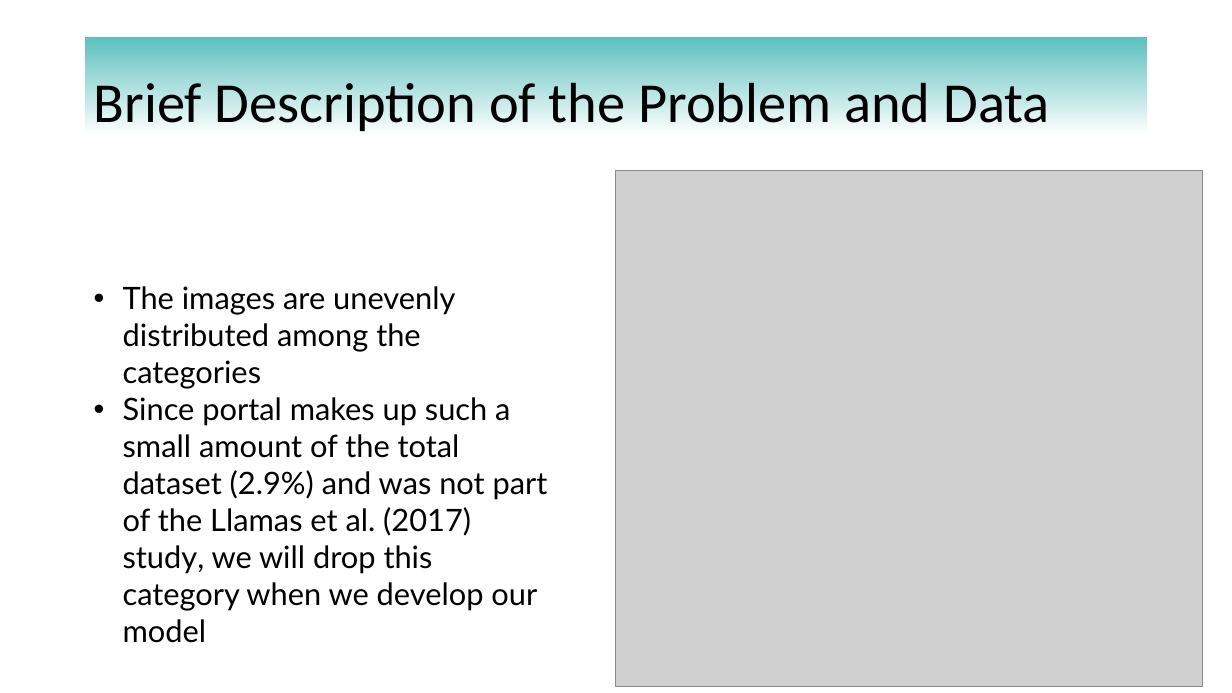
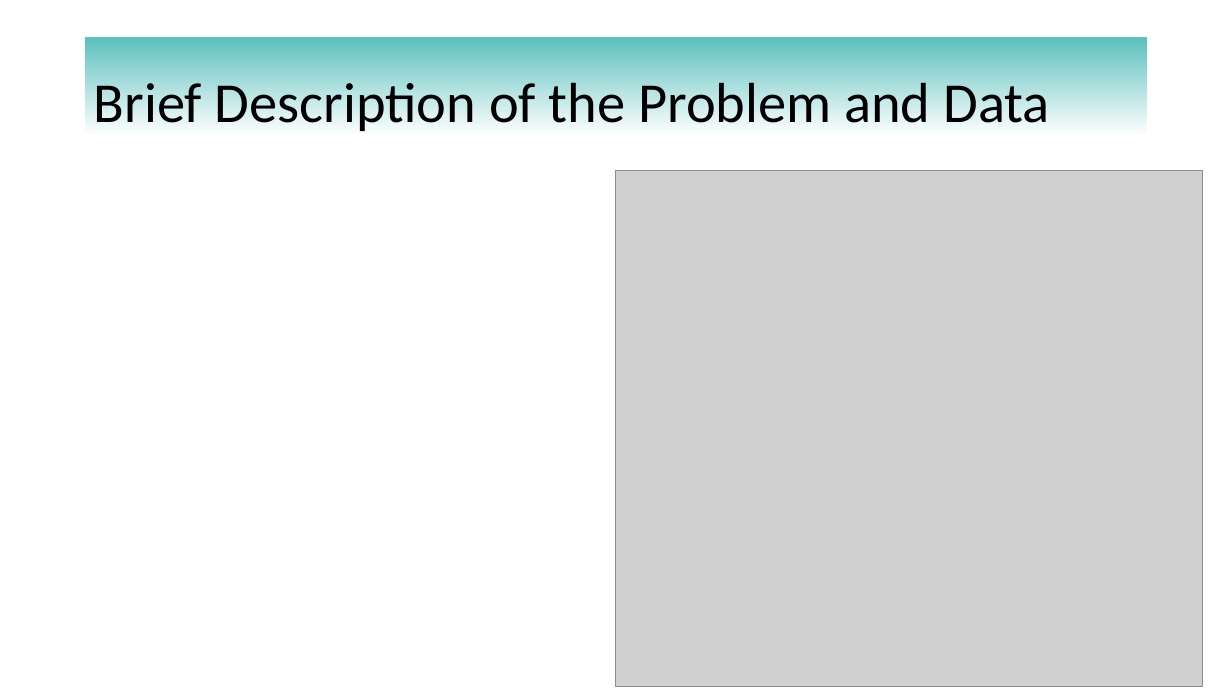
Before and after one commit to enraarne/CUBoulder-Deep-Learning-Final-Project, a slide deck: slide 5 of presentation.pptx. Drawn at 1232x693 pixels with LibreOffice and Linux fonts; fonts in the diff are those of the drawing; grey boxes stand for pictures. Boxes give left, top, right and bottom in pixels: in the first picture for what was removed or moved away, otherwise in the second. Text is boxed around its words. In the diff, an @@ line names an element or a change of style, - is before the commit and + after.

```diff
--- a/presentation.pptx
+++ b/presentation.pptx
@@ text removed at box(123, 286, 548, 643) @@
-• The images are unevenly distributed among the categories
-• Since portal makes up such a small amount of the total dataset (2.9%) and was not part of the Llamas et al. (2017) study, we will drop this category when we develop our model
```
Also in this commit, not shown: 6 other slides changed, 3 slides added, 3 slides removed, 1 other file.
